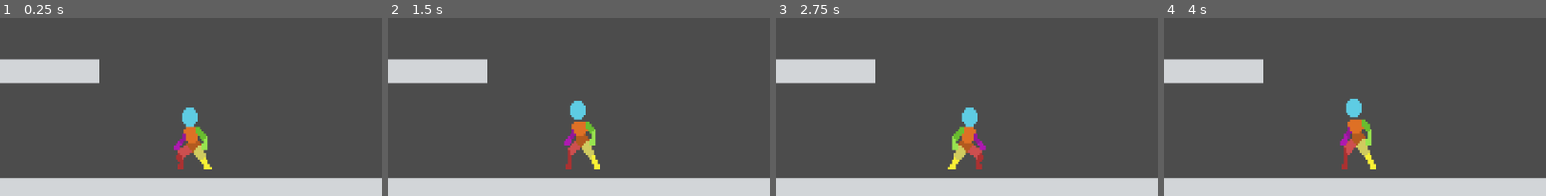
Above: before the commit, frames 1-4 (left to right).
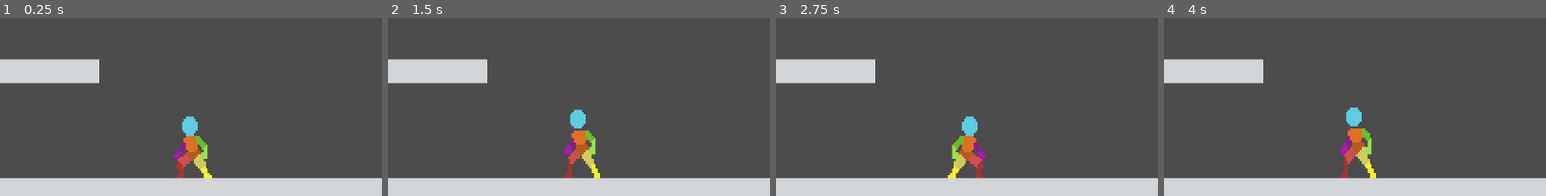
Above: after the commit, the same moments.

Repository: Santyru-C/godot3-FSM
Game: Godot game, scene res://scenes/TestGrounds.tscn
Two runs of this game, one before a commit and one after it. Both use one fixed random seed, a clock stepped at 60 frames per second and the inputs below.
Inputs:
- Up to frame 1 (0.25 s): no input
- Up to frame 2 (1.5 s): tap Enter (ui_accept) at 0.5, 1.35 s; hold Right (ui_right) 0.53-1.28 s; hold Enter (ui_accept) 0.53-1.28 s; hold Left (ui_left) from 1.28 s (still down)
- Up to frame 3 (2.75 s): tap Enter (ui_accept) at 1.52, 1.82 s; release Left (ui_left) at 2.03 s; hold Right (ui_right) from 2.03 s (still down); hold Enter (ui_accept) from 2.03 s (still down)
- Up to frame 4 (4 s): release Enter (ui_accept) at 2.78 s; tap Enter (ui_accept) at 2.85, 3.02, 3.32 s; release Right (ui_right) at 3.53 s; hold Left (ui_left) from 3.53 s (still down); hold Enter (ui_accept) from 3.53 s (still down)
The pictures show only the part of the screen within x 15-65%, y 50-100%; the shares and areas given below are measured in that part.

The runs differ from the first frame. In frame 1, 2.0% of the frame differs, in the area x 45-56%, y 50-91%; in frame 2, 2.0%; in frame 3, 2.0%; in frame 4, 2.1%, in the area x 46-56%, y 45-91%.

Commit message:
add movement behaviour

Diff:
--- a/FSM/scenes/character/Character.gd
+++ b/FSM/scenes/character/Character.gd
@@ -4,8 +4,21 @@
 var velocity : Vector2 = Vector2.ZERO
 var last_direction : int
 
+export(int) var max_speed = 500
+export(float) var t_max_speed = 0.5
+export(float) var t_stop = 0.5
+export(int) var max_jump_height = 175
+export(float) var t_max_height = 0.5
+
+onready var h_acceleration : float = (max_speed / pow(t_max_speed, 2))
+onready var h_friction : float = (max_speed/ t_stop)
+onready var jump_velocity = (2 * max_jump_height) / t_max_height * -1
+onready var jump_gravity = (2 * max_jump_height) / pow(t_max_height, 2)
+var current_gravity : float = 0
+
 func _ready():
 	$AnimationTree.get("parameters/playback").start("idle")
+	current_gravity = jump_gravity
 
 func update_input():
 	direction.x = (
@@ -16,20 +29,35 @@
 func update_sprite_flip():
 	#var h_flip = $Sprite.get("flip_h")
 	$Sprite.flip_h = false if last_direction > 0 else true
-	print(direction.x)
 
-func accelerate(delta, h_acceleration, max_speed):
-	if last_direction != direction.x:
-		velocity.x /= 4 # reduce speed for faster turning
+func accelerate(delta):
+
+	# reduce speed for faster turning
 
 	velocity.x += h_acceleration * direction.x * delta
 
 	if abs(velocity.x) >= max_speed:
 		velocity.x = max_speed * direction.x
 
+func desaccelerate(delta):
+	if velocity.x > 1:
+		velocity.x -= h_friction * delta
+	if velocity.x < -1:
+		velocity.x += h_friction * delta
+	if abs(velocity.x) < 0.1:
+		velocity.x = 0
+
+func jump():
+	velocity.y = jump_velocity
+
+func apply_gravity(delta):
+	velocity.y += current_gravity * delta
+
 func _physics_process(delta):
 	update_input()
 	if direction.x != 0:
 		last_direction = direction.x
+
 	update_sprite_flip()
+	apply_gravity(delta)
 	velocity = move_and_slide(velocity, Vector2.UP)
